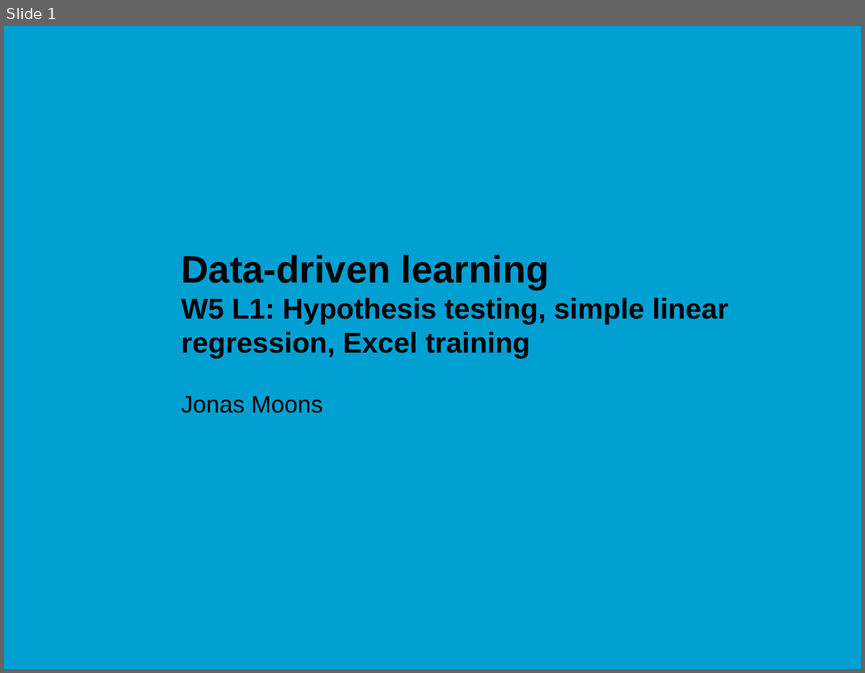
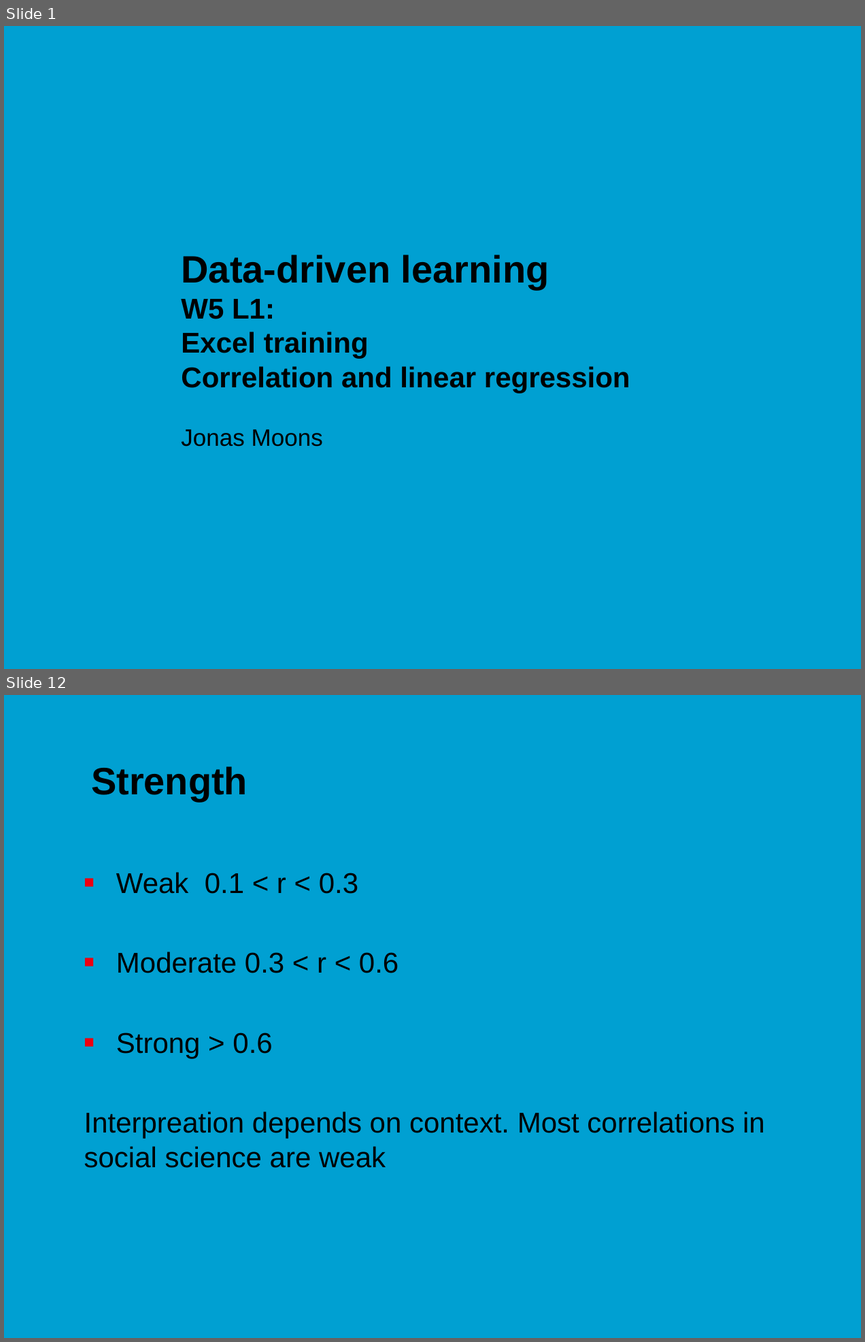
Before and after one commit to jonasmoons/data-driven-learning, a slide deck: slides/ddl-w5l1.pptx. Shown one above the other, each under a label of ours: slide 1 before the commit, slides 1 and 12 after it; the slides between them are not shown. The pictures are 865x673 and 865x1342 pixels, drawn with LibreOffice and Linux fonts; fonts in the diff are those of the drawing; background and template pictures are left out. Boxes give left, top, right and bottom in pixels: in the first picture for what was removed or moved away, otherwise in the second. Text is boxed around its words. In the diff, an @@ line names an element or a change of style, - is before the commit and + after.

```diff
--- a/slides/ddl-w5l1.pptx
+++ b/slides/ddl-w5l1.pptx
@@ slide 12 added at <box>4,695,861,1338</box>, background picture (left out) @@
@@ title added at <box>91,766,247,802</box>, 32 pt, text #000000, bold @@
+Strength
@@ text added at <box>84,872,765,1168</box>, 24 pt, text #000000 @@
+■ Weak 0.1 < r < 0.3
+■ Moderate 0.3 < r < 0.6
+■ Strong > 0.6
+Interpreation depends on context. Most correlations in social science are weak
@@ slide 1 changed as well @@
@@ title at <box>181,254,630,393</box>: text changed @@
-Data-driven learning
-W5 L1: Hypothesis testing, simple linear regression, Excel training
+Data-driven learning
+W5 L1:
+Excel training
+Correlation and linear regression
@@ subtitle "Jonas Moons": place and size @@
-subtitle "Jonas Moons" at <box>181,396,323,413</box>
+subtitle "Jonas Moons" at <box>181,429,323,446</box>
```
Also in this commit, not shown: 17 other slides added, 6 other files.
